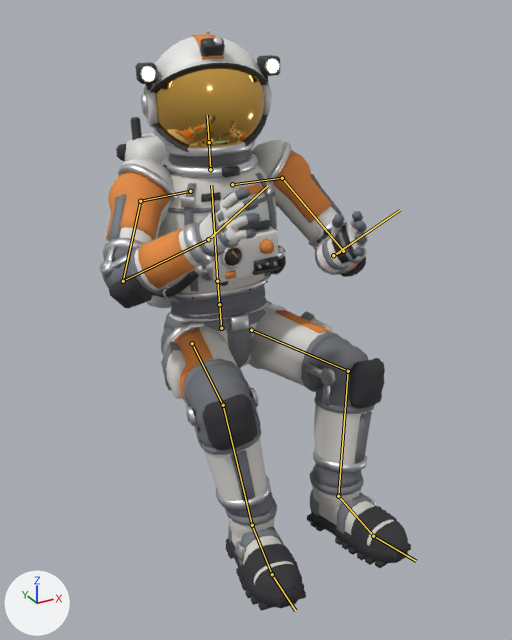
An edit to the glTF model static/martian/assets/models/astronaut.glb, drawn before and after from the same camera.
Both versions are drawn from a camera (50 mm lens) standing at (-0.93, -1.923, 1.483) and looking at (0.001, -0.232, 0.638). Every picture has the same lights, and +X, +Y and +Z are marked at lower left. The picture after the commit comes second. Both versions are drawn at frame 56 of the action 'Drive'; the numbers are the values there. The bones that bend it are drawn over the model as lines.
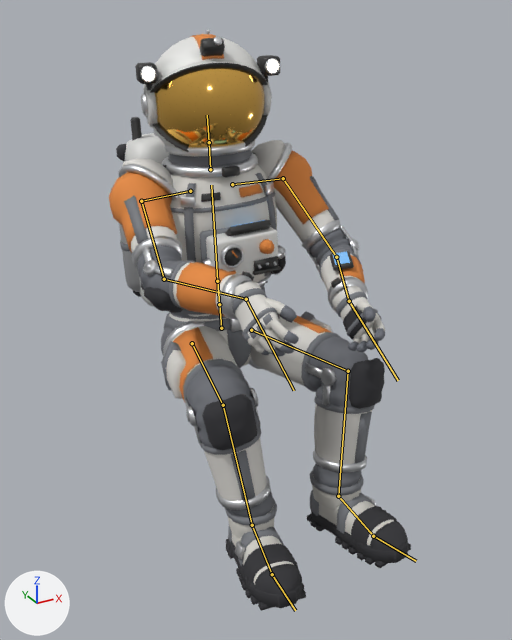
Edits to the bpy script that builds the scene:
```text
Change bone_shoulder_l:
    where bone_shoulder_l = bpy.data.objects['astronaut'].pose.bones['shoulder_L']  # child of 'chest'
    bone_shoulder_l.rotation_quaternion: (-0.998, 0.0, 0.0, 0.061) -> (-0.997, 0.0, 0.0, 0.079)  # degrees (0, 0, -7) -> degrees (0, 0, -9)
Change bone_upper_arm_l:
    where bone_upper_arm_l = bpy.data.objects['astronaut'].pose.bones['upper_arm_L']  # child of 'shoulder_L'
    bone_upper_arm_l.rotation_quaternion: (0.957, -0.178, 0.143, -0.179) -> (0.938, -0.247, 0.168, -0.175)  # degrees (-24, 12, -24) -> degrees (-32, 13, -25)
Change bone_forearm_l:
    where bone_forearm_l = bpy.data.objects['astronaut'].pose.bones['forearm_L']  # child of 'upper_arm_L'
    bone_forearm_l.rotation_quaternion: (0.681, -0.634, 0.0, -0.366) -> (0.877, -0.417, 0.0, -0.24)  # degrees (-77, -28, -34) -> degrees (-48, -12, -25)
Change bone_hand_l:
    where bone_hand_l = bpy.data.objects['astronaut'].pose.bones['hand_L']  # child of 'forearm_L'
    bone_hand_l.rotation_quaternion: (0.865, 0.19, -0.193, -0.423) -> (0.816, 0.293, -0.497, -0.024)  # degrees (30, -10, -55) -> degrees (56, -53, -33)
Change bone_shoulder_r:
    where bone_shoulder_r = bpy.data.objects['astronaut'].pose.bones['shoulder_R']  # child of 'chest'
    bone_shoulder_r.rotation_quaternion: (0.998, 0.0, 0.0, 0.061) -> (0.997, 0.0, 0.0, 0.079)  # degrees (0, 0, 7) -> degrees (0, 0, 9)
Change bone_upper_arm_r:
    where bone_upper_arm_r = bpy.data.objects['astronaut'].pose.bones['upper_arm_R']  # child of 'shoulder_R'
    bone_upper_arm_r.rotation_quaternion: (0.916, -0.223, -0.092, 0.32) -> (0.866, -0.36, -0.164, 0.304)  # degrees (-28, -2, 39) -> degrees (-47, -4, 40)
Change bone_forearm_r:
    where bone_forearm_r = bpy.data.objects['astronaut'].pose.bones['forearm_R']  # child of 'upper_arm_R'
    bone_forearm_r.rotation_quaternion: (0.657, -0.653, 0.0, 0.377) -> (0.923, -0.334, 0.0, 0.193)  # degrees (-80, 29, 35) -> degrees (-38, 7, 21)
Change bone_hand_r:
    where bone_hand_r = bpy.data.objects['astronaut'].pose.bones['hand_R']  # child of 'forearm_R'
    bone_hand_r.rotation_quaternion: (0.931, 0.184, 0.256, 0.182) -> (0.905, 0.315, 0.239, -0.153)  # degrees (29, 24, 28) -> degrees (36, 32, -9)
```

Pixel boxes (x1, y1, x2, y2) of what changed, in the pictures (512 x 640 px):
'Mesh_0', posed
    before: (100, 30, 411, 611)
    after: (109, 30, 411, 611)
bone 'shoulder_L', root to tip
    before: (232, 184) to (282, 178)
    after: (232, 184) to (283, 178)
bone 'upper_arm_L', root to tip
    before: (282, 178) to (343, 251)
    after: (283, 178) to (336, 257)
bone 'forearm_L', root to tip
    before: (343, 251) to (333, 255)
    after: (336, 257) to (349, 301)
bone 'hand_L', root to tip
    before: (333, 255) to (400, 210)
    after: (349, 301) to (398, 380)
bone 'shoulder_R', root to tip
    before: (190, 191) to (140, 201)
    after: (190, 191) to (141, 201)
bone 'upper_arm_R', root to tip
    before: (140, 201) to (123, 281)
    after: (141, 201) to (164, 279)
bone 'forearm_R', root to tip
    before: (123, 281) to (208, 239)
    after: (164, 279) to (246, 299)
bone 'hand_R', root to tip
    before: (208, 239) to (267, 186)
    after: (246, 299) to (294, 390)
